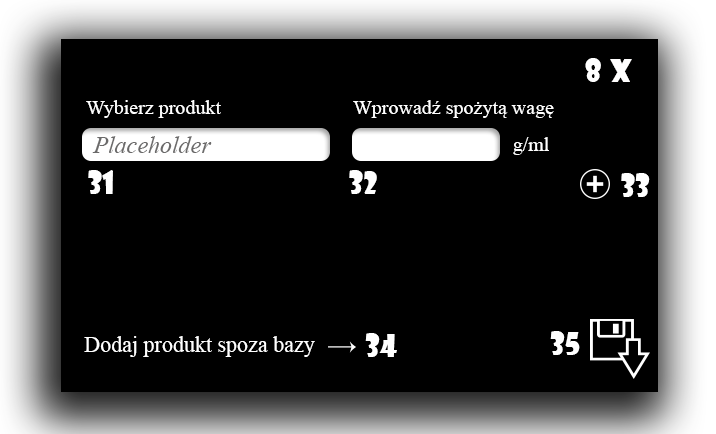
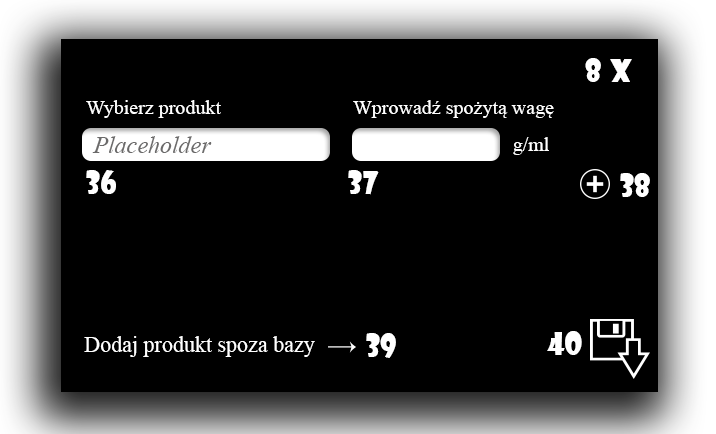
Layers edited between the first and the second 716px x 434px image:
painted on "35" over [547, 331, 582, 355]
painted on "34" over [365, 333, 397, 358]
painted on "33" over [620, 173, 650, 197]
painted on "32" over [348, 170, 379, 195]
painted on "31" over [86, 170, 116, 194]
